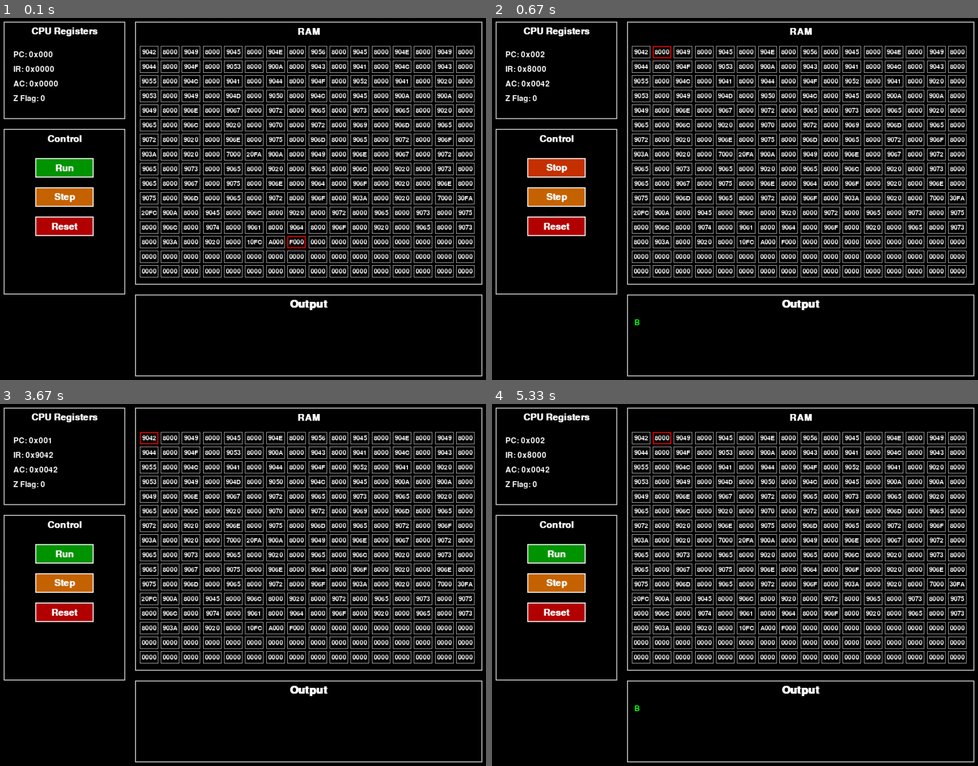
Above: before the commit, frames 1-4 (two rows, left to right).
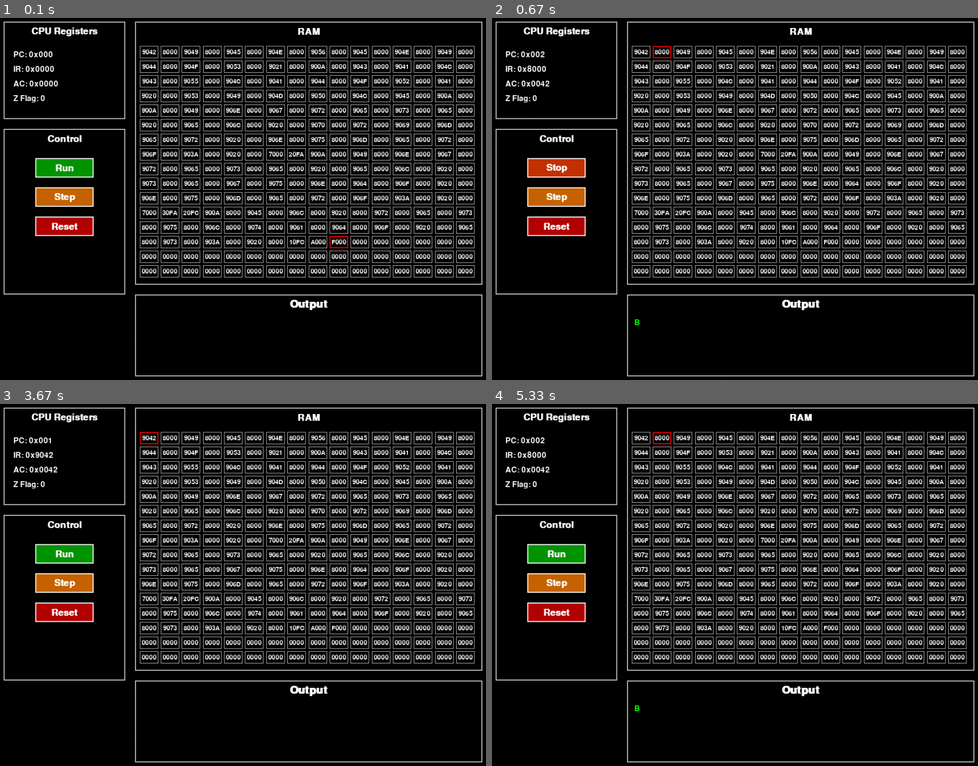
Above: after the commit, the same moments.

Repository: Samsr2001/Simulador-Computador-Digital
Game: pygame game, started from main.py
Two runs of this game, one before a commit and one after it. Both use one fixed random seed, a clock stepped at 60 frames per second and the inputs below.
Inputs (mouse positions are in pixels of both pictures, inside the frame that each line leads up to):
- Up to frame 1 (0.1 s): no input
- Up to frame 2 (0.67 s): click "Run" at 0.43 s
- Up to frame 3 (3.67 s): click "Reset" at 0.8 s; type "a" at 1.07 s; type "nn" at 1.33 s; tap Enter at 1.9 s; click (63, 574) at 3.47 s
- Up to frame 4 (5.33 s): click "Step" at 5 s

The runs differ from the first frame. In frame 1, 2.7% of the frame differs, in the area x 29-98%, y 12-64%; in frame 2, 2.6%; in frame 3, 2.6%; in frame 4, 2.6%.

Commit message:
mejora en la carga del ícono de la ventana y ajuste en los mensajes de salida de la calculadora

Diff:
--- a/programas/programa.txt
+++ b/programas/programa.txt
@@ -1,7 +1,7 @@
 # Calculadora de Suma Simple Interactiva
 # Pide dos números y muestra el resultado.
 
-# --- Mensaje de Bienvenida ---
+# Mensaje de Bienvenida
 LOADI 'B'
 OUT
 LOADI 'I'
@@ -26,7 +26,7 @@
 OUT
 LOADI '!'
 OUT
-LOADI 10
+LOADI 9
 OUT
 LOADI 'C'
 OUT
@@ -64,9 +64,9 @@
 OUT
 LOADI 'E'
 OUT
-LOADI 10
-OUT
-LOADI 10
+LOADI 9
+OUT
+LOADI 9
 OUT
 
 # --- Lógica del Programa ---
@@ -129,7 +129,7 @@
 STORE 250
 
 # 3. Pedir el segundo número
-LOADI 10
+LOADI 9
 OUT
 LOADI 'I'
 OUT
@@ -194,7 +194,7 @@
 STORE 252
 
 # 6. Mostrar mensaje de resultado
-LOADI 10
+LOADI 9
 OUT
 LOADI 'E'
 OUT
--- a/programas/rom.py
+++ b/programas/rom.py
@@ -18,6 +18,7 @@
     "LOADI 'D'", "OUT",
     "LOADI 'O'", "OUT",
     "LOADI 'S'", "OUT",
+    "LOADI '!'", "OUT",
     "LOADI 10", "OUT",
     "LOADI 'C'", "OUT",
     "LOADI 'A'", "OUT",
--- a/ui/pygame_window.py
+++ b/ui/pygame_window.py
@@ -27,13 +27,17 @@
 
         # Cargar y establecer el ícono de la ventana
         try:
-            # Coloca tu archivo de logo (idealmente 32x32) en la carpeta 'assets'
-            # con el nombre 'logo.png' para que se cargue automáticamente.
-            icon_surface = pygame.image.load('assets/logo.jpg')
+            # Intenta cargar .png primero (formato más seguro)
+            icon_surface = pygame.image.load('assets/logo.png')
             pygame.display.set_icon(icon_surface)
-        except pygame.error:
-            # Si no se encuentra el archivo, el programa continúa sin ícono.
-            pass
+        except (pygame.error, FileNotFoundError):
+            try:
+                # Como fallback, intenta cargar .jpg (el que proporcionaste)
+                icon_surface = pygame.image.load('assets/logo.jpg')
+                pygame.display.set_icon(icon_surface)
+            except (pygame.error, FileNotFoundError):
+                # Si ninguno funciona, el programa continúa sin ícono.
+                pass
         self.clock = pygame.time.Clock()
         self.is_running = True
         self.io_manager = io_manager
